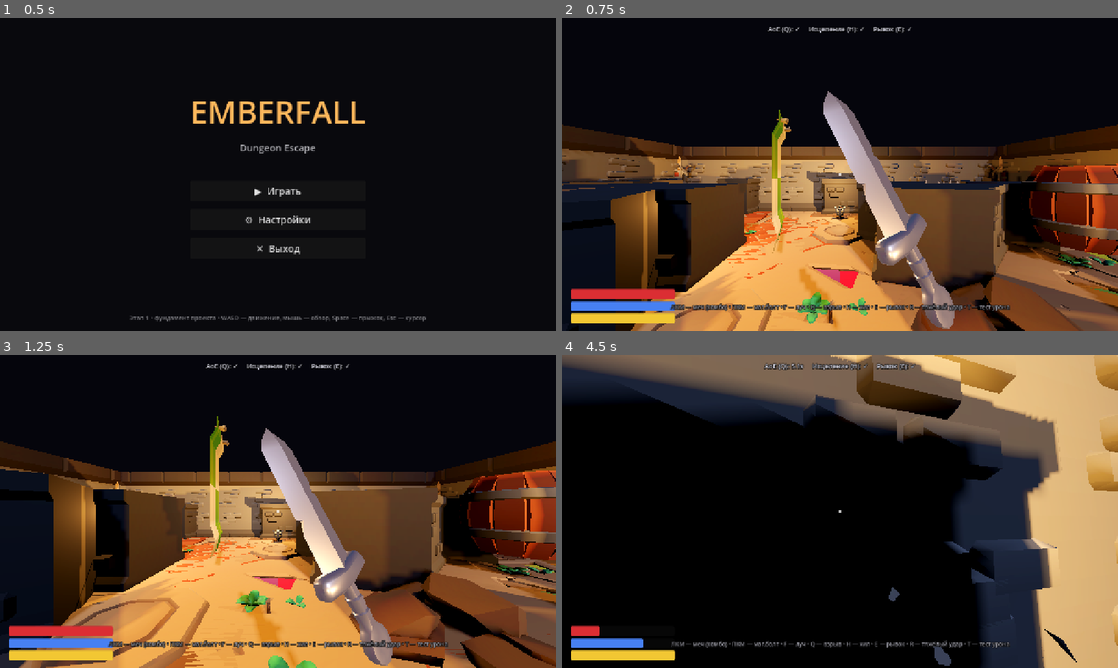
Above: before the commit, frames 1-4 (two rows, left to right).
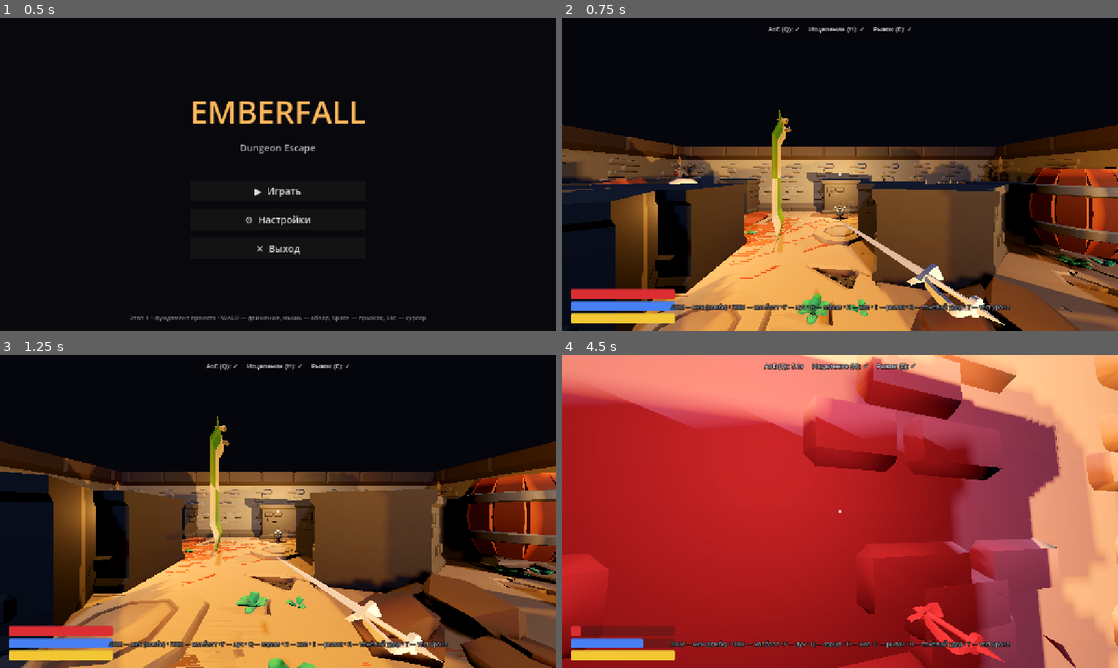
Above: after the commit, the same moments.

Repository: maksummatatov10-spec1231/AgentNeyro
Game: Godot game, scene res://scenes/ui/main_menu.tscn
The game is run twice, just before and just after one commit, with the same random seed, the same clock (stepped at 60 frames per second) and the same inputs.
Inputs (mouse positions are in pixels of both pictures, inside the frame that each line leads up to):
- Up to frame 1 (0.5 s): no input
- Up to frame 2 (0.75 s): click "▶ Играть" at 0.5 s
- Up to frame 3 (1.25 s): no input
- Up to frame 4 (4.5 s): move the mouse to (867, 511) at 1.27 s; hold W (move_forward) from 1.28 s (still down); tap T (test_self_damage) at 1.35, 2.3, 3.05, 3.8 s; click (867, 511) at 1.42 s; tap Space (jump) at 1.52, 2.27, 3.77 s; move the mouse to (812, 511) at 2.02 s; tap R (attack_heavy) at 2.1 s; move the mouse to (851, 505) at 2.77 s; click (851, 505) at 2.85 s; move the mouse to (834, 517) at 3.52 s; tap Q (cast_aoe) at 3.6 s; click (834, 517) at 3.67 s; move the mouse to (878, 514) at 4.27 s; hold F (cast_beam) from 4.28 s (still down)

Frame 1 is identical in both runs. In frame 2, 11% of the frame differs, in the area x 0-100%, y 23-100%; in frame 3, 12%; in frame 4, 97%, in the area x 0-100%, y 0-100%.

Commit message:
feat(stage3.0): враги-скелеты + фиксы (меч/пол/физика бочки) + варнинги
Фиксы:
- МЕЧ: вьюмодель теперь из набора 50Swords (PBR color/m/r), без накладного материала
- ПОЛ: убрана дублирующая плоскость (z-fighting/мерцание) → пол из соединённых
  FBX-тайлов на y=0 + единая коллизия
- БОЧКА: правильная физика (kidscancode) — масса 4, мягкое демпфирование,
  ЦИЛИНДРИЧЕСКАЯ коллизия (без заклинивания), убран жёсткий кап (вызывает дрожь),
  мягкий knockback
- vfx_controller.gd: убраны варнинги (name→param_name, integer division)

Этап 3 (начало):
- skeleton_enemy.gd: скелет (CharacterBody3D) преследует игрока, ближний бой
  (урон по КД), HP, реакция на урон (flash), смерть (исчезновение + VFX)
- dungeon_builder._spawn_enemies: спавн 4 скелетов-Minion
- Анимации Rig_Medium — следующий шаг (пока поворачивается к игроку)

Co-authored-by: arena-agent <297053741+arena-agent@users.noreply.github.com>

Diff:
--- /dev/null
+++ b/scripts/enemy/skeleton_enemy.gd
@@ -0,0 +1,101 @@
+extends CharacterBody3D
+## Скелет-враг (Этап 3, начало). Прямое преследование игрока + ближний бой.
+## Анимации (Rig_Medium) — следующий шаг; пока поворачивается к игроку.
+
+@export var max_hp: float = 40.0
+@export var speed: float = 2.8
+@export var attack_range: float = 1.8
+@export var attack_damage: float = 9.0
+@export var attack_cd: float = 1.1
+
+var hp: float = 40.0
+var _dead: bool = false
+var _atk_timer: float = 0.0
+var _gravity: float = ProjectSettings.get_setting("physics/3d/default_gravity")
+var _player: Node = null
+
+const VFX := preload("res://scenes/world/vfx_burst.tscn")
+
+func _ready() -> void:
+	hp = max_hp
+	add_to_group("enemy")
+	_player = get_tree().get_first_node_in_group("player")
+	EventBus.enemy_spawned.emit(self)
+
+func _physics_process(delta: float) -> void:
+	if _dead:
+		return
+	if _player == null:
+		_player = get_tree().get_first_node_in_group("player")
+		if _player == null:
+			return
+	# Гравитация
+	if not is_on_floor():
+		velocity.y -= _gravity * 2.0 * delta
+	var to_player: Vector3 = _player.global_position - global_position
+	to_player.y = 0.0
+	var dist: float = to_player.length()
+	if dist > attack_range:
+		var dir: Vector3 = to_player.normalized()
+		velocity.x = dir.x * speed
+		velocity.z = dir.z * speed
+		# Поворот к игроку
+		look_at(Vector3(_player.global_position.x, global_position.y, _player.global_position.z), Vector3.UP)
+	else:
+		velocity.x = 0.0
+		velocity.z = 0.0
+		_try_attack(delta)
+	move_and_slide()
+
+func _try_attack(delta: float) -> void:
+	_atk_timer -= delta
+	if _atk_timer <= 0.0:
+		_atk_timer = attack_cd
+		if _player.has_method("take_damage"):
+			_player.take_damage(attack_damage, global_position)
+
+func take_damage(amount: float, _source_pos: Vector3) -> void:
+	if _dead:
+		return
+	hp -= amount
+	_flash()
+	if hp <= 0.0:
+		_die()
+
+var _flash_tween: Tween = null
+func _flash() -> void:
+	var meshes: Array = _collect(self)
+	if meshes.is_empty():
+		return
+	var snap: Dictionary = {}
+	var flash_mat := StandardMaterial3D.new()
+	flash_mat.albedo_color = Color.WHITE
+	flash_mat.emission_enabled = true
+	flash_mat.emission = Color.WHITE
+	flash_mat.emission_energy_multiplier = 6.0
+	for m in meshes:
+		snap[m] = m.material_override
+		m.material_override = flash_mat
+	await get_tree().create_timer(0.07).timeout
+	for m in meshes:
+		if is_instance_valid(m):
+			m.material_override = snap[m]
+
+func _die() -> void:
+	_dead = true
+	EventBus.enemy_died.emit(global_position)
+	var v = VFX.instantiate()
+	get_tree().current_scene.add_child(v)
+	v.setup(global_position + Vector3.UP * 0.8, Color(0.8, 0.3, 1.0), 0.9)
+	# лёгкое падение/исчезновение
+	var tw := create_tween()
+	tw.tween_property(self, "scale", Vector3(0.01, 0.01, 0.01), 0.4).set_ease(Tween.EASE_IN)
+	tw.tween_callback(queue_free)
+
+func _collect(n: Node) -> Array:
+	var a: Array = []
+	if n is MeshInstance3D:
+		a.append(n)
+	for c in n.get_children():
+		a += _collect(c)
+	return a
--- a/scripts/player/player_controller.gd
+++ b/scripts/player/player_controller.gd
@@ -386,10 +386,9 @@
 		_set_layer(c, layer)
 
 func _load_viewmodel() -> void:
-	var path := "res://assets/props/sword_1handed.fbx"
-	# Ассета может не быть на месте — пробуем загрузить безопасно
+	# Качественный PBR-меч из набора 50Swords
+	var path := "res://assets/props/swords/Sword228.fbx"
 	if not ResourceLoader.exists(path):
-		# попытаемся найти меч среди пропов/ассетов
 		path = _find_first_fbx("sword")
 	if path.is_empty():
 		return
@@ -398,10 +397,10 @@
 		return
 	var inst = res.instantiate()
 	viewmodel.add_child(inst)
-	_apply_mat(inst)
-	viewmodel.position = Vector3(0.36, -0.42, -0.72)
-	viewmodel.rotation = Vector3(deg_to_rad(-22), deg_to_rad(34), deg_to_rad(16))
-	viewmodel.scale = Vector3(0.7, 0.7, 0.7)
+	# НЕ накладываем свой материал — пусть работает PBR-материал меча (color/m/r)
+	viewmodel.position = Vector3(0.34, -0.40, -0.62)
+	viewmodel.rotation = Vector3(deg_to_rad(-90), deg_to_rad(-20), deg_to_rad(45))
+	viewmodel.scale = Vector3(0.6, 0.6, 0.6)
 
 func _apply_mat(n: Node) -> void:
 	if n is MeshInstance3D:
@@ -426,8 +425,8 @@
 func _swing_viewmodel(kind: String) -> void:
 	if viewmodel == null:
 		return
-	var base_rot := Vector3(deg_to_rad(-22), deg_to_rad(34), deg_to_rad(16))
-	var base_pos := Vector3(0.36, -0.42, -0.72)
+	var base_rot := Vector3(deg_to_rad(-90), deg_to_rad(-20), deg_to_rad(45))
+	var base_pos := Vector3(0.34, -0.40, -0.62)
 	# 3 фазы: замах назад → рубящий удар вперёд → возврат
 	var wind := base_rot + Vector3(deg_to_rad(35), deg_to_rad(-25), deg_to_rad(15))
 	var strike := base_rot + Vector3(deg_to_rad(-88), deg_to_rad(26), deg_to_rad(-32))
--- a/scripts/world/damageable.gd
+++ b/scripts/world/damageable.gd
@@ -27,13 +27,8 @@
 	dir.y = 0.0
 	if dir.length() > 0.001:
 		dir = dir.normalized()
-		apply_central_impulse(dir * 3.5 + Vector3.UP * 1.1)
-		apply_torque_impulse(Vector3(randf_range(-1.5, 1.5), randf_range(-1.5, 1.5), randf_range(-1.5, 1.5)))
-
-func _integrate_forces(state: PhysicsDirectBodyState3D) -> void:
-	# Ограничение скорости, чтобы физика не «выстреливала» бочку
-	if state.linear_velocity.length() > 14.0:
-		state.linear_velocity = state.linear_velocity.normalized() * 14.0
+		apply_central_impulse(dir * 3.0 + Vector3.UP * 0.8)
+		apply_torque_impulse(Vector3(randf_range(-1.0, 1.0), randf_range(-1.0, 1.0), randf_range(-1.0, 1.0)))
 	if hp <= 0.0:
 		_die()
 
--- a/scripts/world/dungeon_builder.gd
+++ b/scripts/world/dungeon_builder.gd
@@ -26,6 +26,7 @@
 	_build_torches()
 	_scatter_props()
 	_spawn_dummies()
+	_spawn_enemies()
 	EventBus.level_loaded.emit()
 	print("EMBERFALL: данж построен. пол=%d стен=%d колон=%d факел=%d декор=%d" %
 		[floor_tiles.size(), wall_tiles.size(), column_tiles.size(), torch_tiles.size(), prop_tiles.size()])
@@ -60,7 +61,8 @@
 # ---------- ГАРАНТИРОВАННАЯ геометрия (примитивы) ----------
 func _build_guaranteed_floor() -> void:
 	var size := (HALL_RADIUS * 2 + 1) * TILE
-	# Коллизия пола
+	# Только коллизия пола (один сплошной бокс). Визуальный пол — из соединённых
+	# FBX-тайлов (см. _build_floor_tiles), без дублирующей плоскости → нет мерцания.
 	var body := StaticBody3D.new()
 	add_child(body)
 	var col := CollisionShape3D.new()
@@ -69,14 +71,6 @@
 	col.shape = box
 	col.position = Vector3(0, -0.5, 0)
 	body.add_child(col)
-	# Визуальный пол (плоскость с текстурой данжа)
-	var mi := MeshInstance3D.new()
-	var plane := PlaneMesh.new()
-	plane.size = Vector2(size, size)
-	mi.mesh = plane
-	mi.material_override = material
-	mi.position = Vector3(0, 0.0, 0)
-	add_child(mi)
 
 func _build_guaranteed_walls() -> void:
 	var span := (HALL_RADIUS * 2 + 1) * TILE
@@ -174,7 +168,7 @@
 	for x in range(-HALL_RADIUS, HALL_RADIUS + 1):
 		for z in range(-HALL_RADIUS, HALL_RADIUS + 1):
 			var p := _rand_from(floor_tiles)
-			_place(p, Vector3(x * TILE, 0.02, z * TILE), randf() * PI * 0.5)
+			_place(p, Vector3(x * TILE, 0.0, z * TILE), randf() * PI * 0.5)
 
 func _build_wall_ring() -> void:
 	var pref := ""
@@ -263,12 +257,14 @@
 		# локальная позиция (до add_child) — не вызывает предупреждения global_transform
 		rb.position = s
 		rb.mass = 4.0
-		rb.linear_damp = 1.5
-		rb.angular_damp = 1.5
+		rb.linear_damp = 0.6
+		rb.angular_damp = 0.6
+		rb.can_sleep = true
 		var col := CollisionShape3D.new()
-		var box := BoxShape3D.new()
-		box.size = Vector3(0.9, 1.1, 0.9)
-		col.shape = box
+		var cyl := CylinderShape3D.new()
+		cyl.radius = 0.45
+		cyl.height = 1.0
+		col.shape = cyl
 		rb.add_child(col)
 		var res = load(barrel)
 		if res:
@@ -277,3 +273,33 @@
 			_apply_material_recursive(inst)
 		rb.set_script(dmg_script)
 		add_child(rb)
+
+# ---------- враги-скелеты (Этап 3) ----------
+func _spawn_enemies() -> void:
+	var path := "res://assets/characters/skeletons/Skeleton_Minion.glb"
+	if not ResourceLoader.exists(path):
+		return
+	var res = load(path)
+	if res == null:
+		return
+	var spots := [
+		Vector3(TILE * 3, 0.0, TILE * 3),
+		Vector3(-TILE * 3, 0.0, -TILE * 3),
+		Vector3(TILE * 4, 0.0, -TILE * 2),
+		Vector3(-TILE * 4, 0.0, TILE * 2),
+	]
+	for s in spots:
+		var enemy := CharacterBody3D.new()
+		enemy.position = s
+		var col := CollisionShape3D.new()
+		var cap := CapsuleShape3D.new()
+		cap.radius = 0.4
+		cap.height = 1.6
+		col.shape = cap
+		col.position = Vector3(0, 0.8, 0)
+		enemy.add_child(col)
+		var mesh = res.instantiate()
+		enemy.add_child(mesh)
+		# текстура скелета подложена рядом с GLB → свой материал резолвится
+		enemy.set_script(load("res://scripts/enemy/skeleton_enemy.gd"))
+		add_child(enemy)
Binary file added: assets/props/swords/Sword115.fbx
Binary file added: assets/props/swords/Sword121.fbx
Binary file added: assets/props/swords/Sword123.fbx
Binary file added: assets/props/swords/Sword132.fbx
Binary file added: assets/props/swords/Sword134.fbx
Binary file added: assets/props/swords/Sword138.fbx
Binary file added: assets/props/swords/Sword154.fbx
Binary file added: assets/props/swords/Sword172.fbx
Binary file added: assets/props/swords/Sword228.fbx
Binary file added: assets/props/swords/Sword249.fbx
Binary file added: assets/props/swords/Sword275.fbx
Binary file added: assets/props/swords/Sword283.fbx
(and 43 more such lines)
